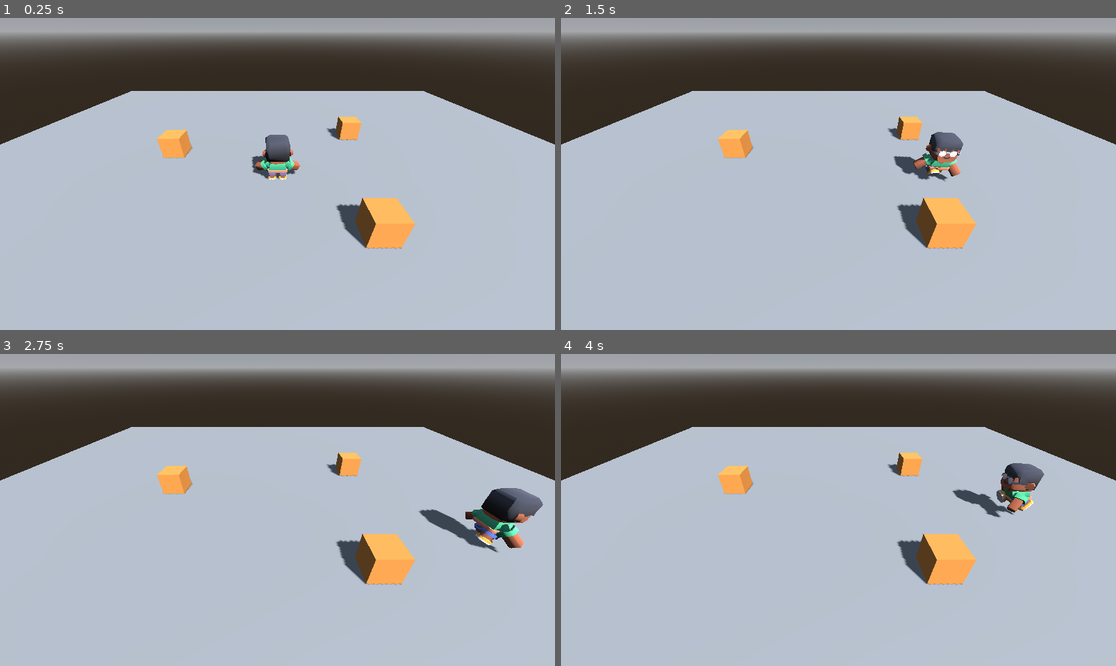
Above: before the commit, frames 1-4 (two rows, left to right).
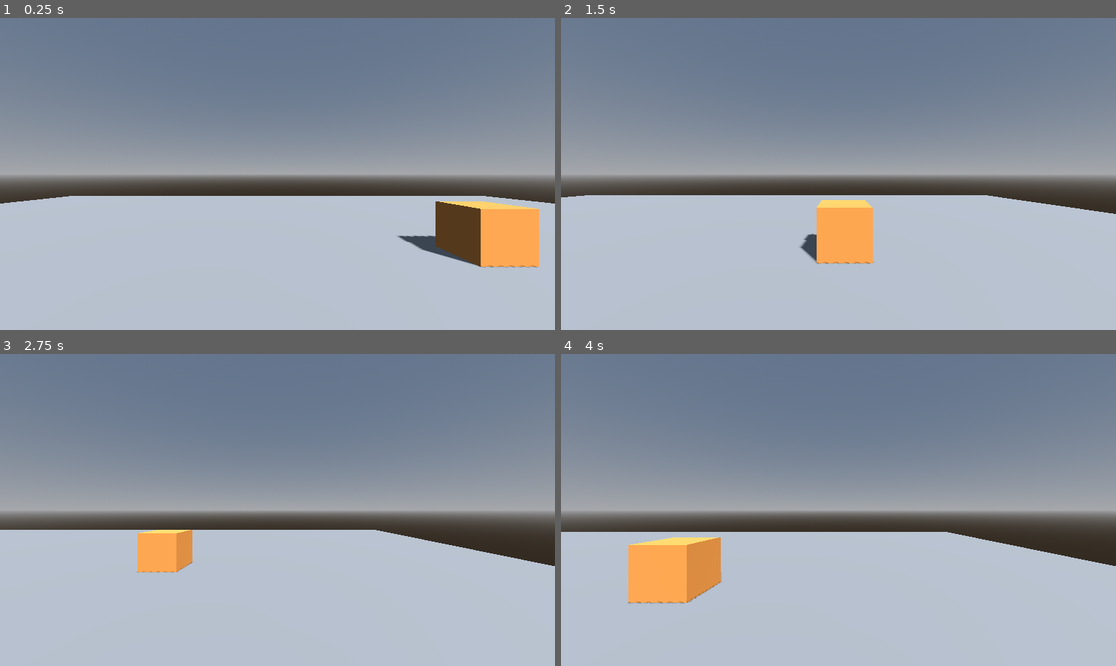
Above: after the commit, the same moments.

Repository: jhonatann-marquez/ZonaCero
Game: Godot game, scene res://main.tscn
The game is run twice, just before and just after one commit, with the same random seed, the same clock (stepped at 60 frames per second) and the same inputs.
Inputs:
- Up to frame 1 (0.25 s): no input
- Up to frame 2 (1.5 s): tap Enter at 0.5 s; hold D (move_right) 0.53-1.28 s; hold Shift (correr) 0.53-1.28 s; hold S (move_down) from 1.28 s (still down); tap Shift (correr) at 1.35 s
- Up to frame 3 (2.75 s): release S (move_down) at 2.03 s; hold D (move_right) from 2.03 s (still down); hold Shift (correr) from 2.03 s (still down)
- Up to frame 4 (4 s): release D (move_right) at 2.78 s; release Shift (correr) at 2.78 s; hold W (move_up) 2.78-3.53 s; tap Shift (correr) at 2.85 s; hold A (move_left) from 3.53 s (still down); hold Shift (correr) from 3.53 s (still down)

The runs differ from the first frame. In frame 1, 63% of the frame differs, in the area x 0-100%, y 0-80%; in frame 2, 61%; in frame 3, 61%; in frame 4, 63%.

Commit message:
T8 N1 Tarea A camara en los ojos

Diff:
--- /dev/null
+++ b/camara_primera.gd
@@ -0,0 +1,14 @@
+extends Camera3D
+
+@export var objetivo: Node3D
+@export var altura_ojos = 1.6
+
+func _ready():
+	top_level = true
+	rotation = Vector3.ZERO  # Empieza mirando al frente (-Z)
+	if objetivo and objetivo.has_node("Modelo"):
+		objetivo.get_node("Modelo").visible = false  # Esconde el modelo para que no tape la vista
+
+func _physics_process(delta):
+	if objetivo:
+		global_position = objetivo.global_position + Vector3(0, altura_ojos, 0)
--- a/main.tscn
+++ b/main.tscn
@@ -1,5 +1,6 @@
 [gd_scene format=3 uid="uid://h24dlci7t2hg"]
 
+[ext_resource type="Script" uid="uid://bjjwddgttjntl" path="res://camara_primera.gd" id="1_h2yge"]
 [ext_resource type="Script" uid="uid://cchv43eug6720" path="res://personaje.gd" id="1_pj"]
 [ext_resource type="PackedScene" uid="uid://bkmexfnojlmxi" path="res://personaje/character-male-a.glb" id="2_modelo"]
 
@@ -79,8 +80,10 @@
 [node name="CollisionShape3D" type="CollisionShape3D" parent="Cajas/Caja3" unique_id=1663867023]
 shape = SubResource("CajaForma")
 
-[node name="Camera3D" type="Camera3D" parent="." unique_id=1426766325]
+[node name="Camera3D" type="Camera3D" parent="." unique_id=1426766325 node_paths=PackedStringArray("objetivo")]
 transform = Transform3D(1, 0, 0, 0, 0.819152, 0.573576, 0, -0.573576, 0.819152, 0, 5, 7)
+script = ExtResource("1_h2yge")
+objetivo = NodePath("../Personaje")
 
 [node name="Personaje" type="CharacterBody3D" parent="." unique_id=330423102 node_paths=PackedStringArray("camara")]
 script = ExtResource("1_pj")
Not shown, added: camara_primera.gd.uid
